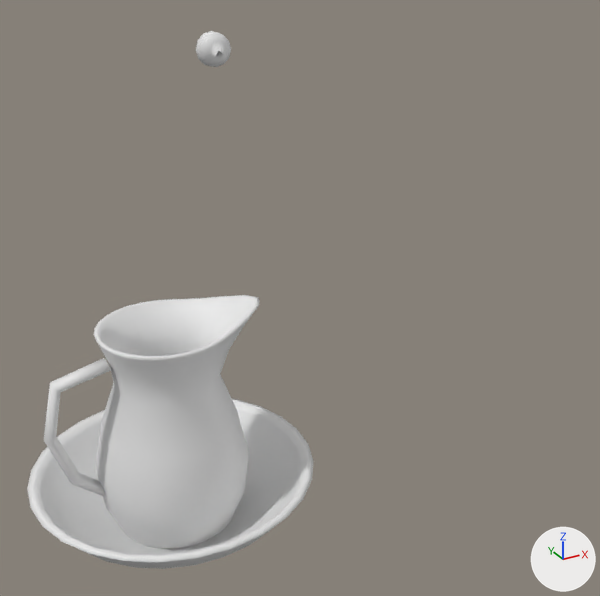
An edit to the glTF model assets/props/models/washset.glb, drawn before and after from the same camera.
Rendered twice from a camera (50 mm lens) standing at (-0.314, -0.937, 0.776) and looking at (0.18, -0.039, 0.327). The axes (+X, +Y, +Z) are drawn at lower right. The lights are the same throughout. The older version comes first. Vertices at exactly the same position are counted once.

Before the edit, the objects in view are built like this:
```python
me_basin = bpy.data.meshes.new('Basin')
me_basin.from_pydata(...)  # 310 vertices, 616 faces; spans x -0.196..0.196, y -0.196..0.196, z 0.0..0.097
me_knob = bpy.data.meshes.new('Knob')
me_knob.from_pydata(...)  # 50 vertices, 96 faces; spans x -0.016..0.016, y -0.213..-0.191, z 0.662..0.694
me_pitcher = bpy.data.meshes.new('Pitcher')
me_pitcher.from_pydata(...)  # 436 vertices, 864 faces; spans x -0.168..0.138, y -0.105..0.105, z 0.0..0.322
ob_basin = bpy.data.objects.new('Basin', me_basin)
ob_basin.location = (0.0, 0.0, 0.0)
ob_knob = bpy.data.objects.new('Knob', me_knob)
ob_knob.location = (0.0, 0.0, 0.0)
ob_pitcher = bpy.data.objects.new('Pitcher', me_pitcher)
ob_pitcher.location = (0.0, 0.0, 0.0)
```
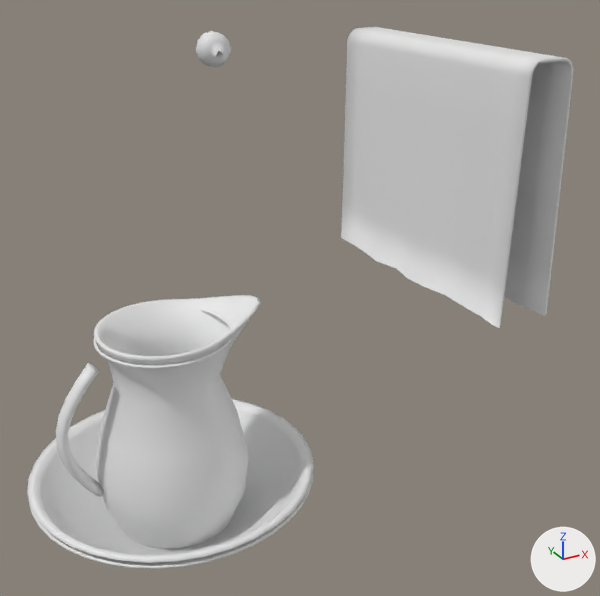
What differs and where, as boxes (x1, y1, x2, y2) in the pictures (600 x 596 px; the box of a moved part takes in the faces that stretch with it):
'Towel', added
    after: (341, 27, 574, 328)
'Pitcher', reshaped
    before: (44, 295, 259, 549)
    after: (56, 295, 260, 549)
'BasinBand', added
    after: (28, 476, 313, 569)
'PitcherBand', added
    after: (93, 309, 232, 369)
part 1 of me_pitcher, rebuilt (28% narrower)
    before: (44, 358, 111, 496)
    after: (56, 363, 104, 497)
part 2 of me_pitcher, moved or reshaped
    before: (94, 295, 259, 499)
    after: (94, 295, 260, 499)

The edits, one by one:
me_pitcher is used by ob_pitcher; location (0.0, 0.0, 0.0).
me_pitcher had 436 vertices, 864 faces and spanned x -0.168..0.138, y -0.105..0.105, z 0.0..0.322.
me_pitcher now has 628 vertices, 1248 faces and spans x -0.153..0.138, y -0.105..0.105, z 0.0..0.322.
me_pitcher part 1: the loose piece of 42 vertices spanning x -0.168..-0.076, y -0.012..0.012, z 0.084..0.283 is rebuilt with 122 vertices and now spans x -0.153..-0.09, y -0.012..0.012, z 0.086..0.28.
me_pitcher part 2: 336 vertices removed from x -0.102..0.129, y -0.102..0.102, z 0.0..0.32; 448 vertices added at x -0.103..0.132, y -0.103..0.103, z 0.0..0.321.
Mesh me_towel is new.
It has 814 vertices, 1624 faces and spans x 0.383..0.477, y -0.2..0.2, z 0.302..0.642.
Mesh me_pitcherband is new.
It has 246 vertices, 480 faces and spans x -0.09..0.09, y -0.09..0.09, z 0.296..0.3.
Mesh me_basinband is new.
It has 246 vertices, 480 faces and spans x -0.196..0.196, y -0.196..0.196, z 0.084..0.088.
Object 'Towel' (ob_towel) is new; it shows me_towel.
Its location is (0.0, 0.0, 0.0).
Object 'PitcherBand' (ob_pitcherband) is new; it shows me_pitcherband.
Its location is (0.0, 0.0, 0.0).
Object 'BasinBand' (ob_basinband) is new; it shows me_basinband.
Its location is (0.0, 0.0, 0.0).
